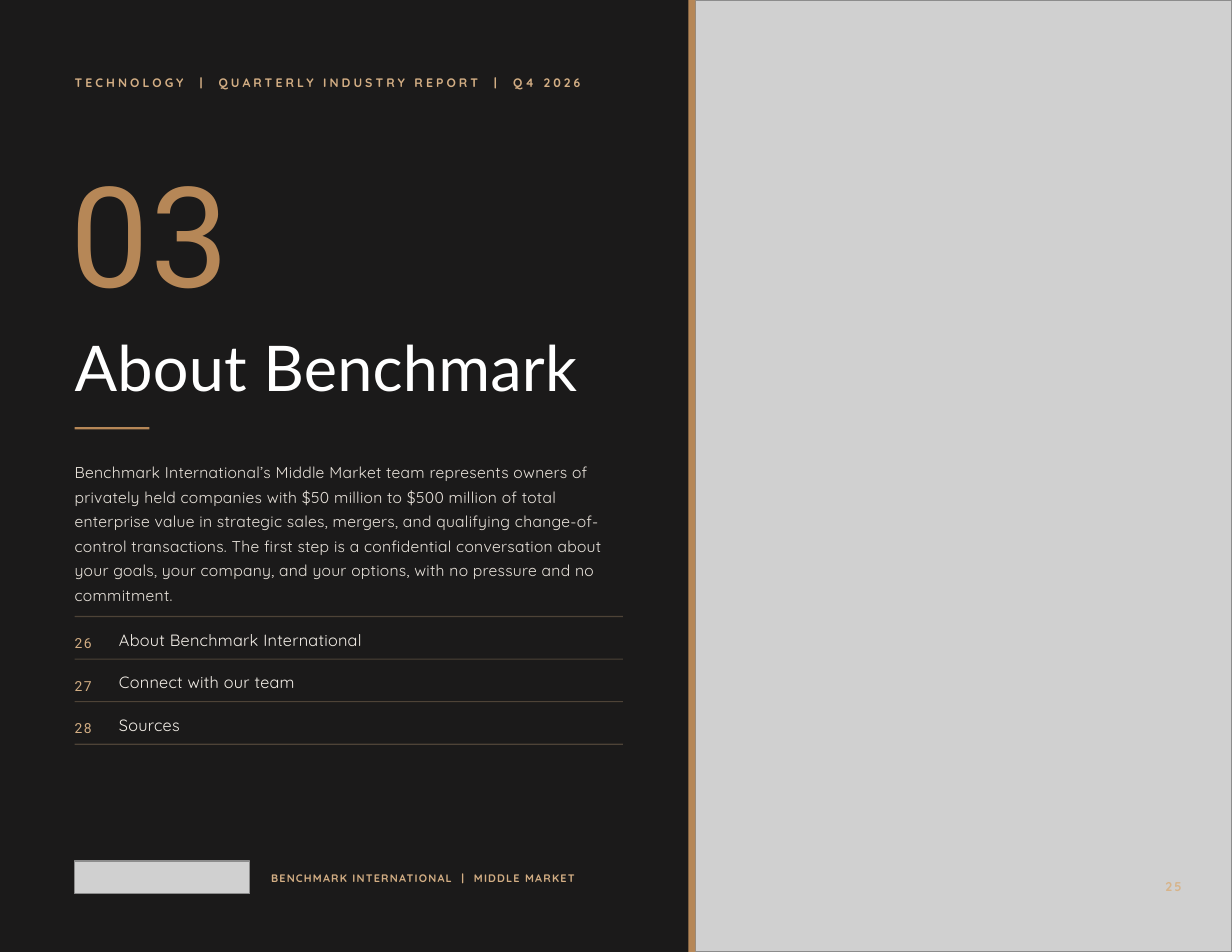
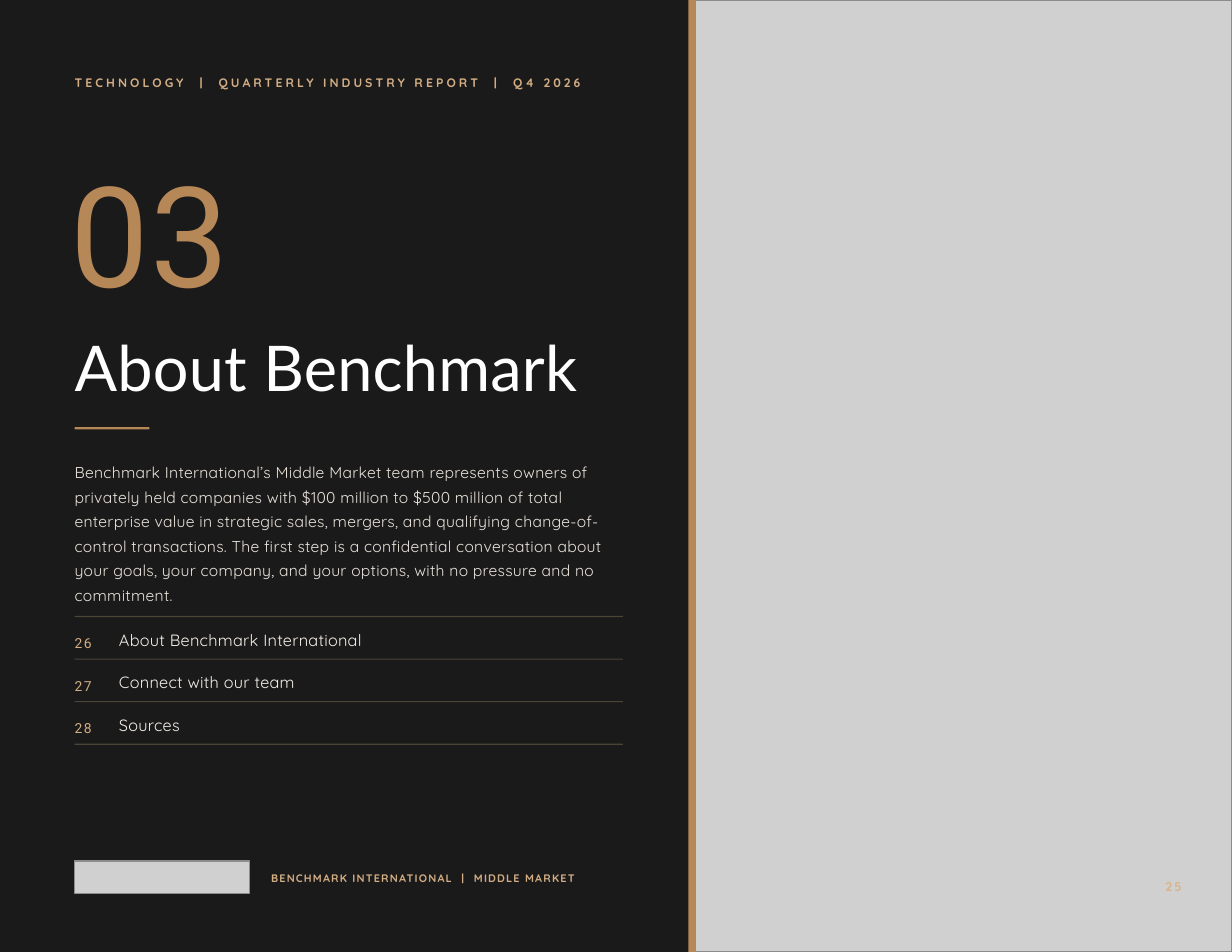
Before and after one commit to jp-hardin/about, a slide deck: slide 25 of mmt-sandbox-pvxyebvoxa/_build/reports/technology-q4-2026/brief.pptx. Drawn at 1232x952 pixels with LibreOffice and Linux fonts; fonts in the diff are those of the drawing; grey boxes stand for pictures; background and template pictures are left out; a plain dark background stands for a picture behind light text. Boxes give left, top, right and bottom in pixels: in the first picture for what was removed or moved away, otherwise in the second. Text is boxed around its words. In the diff, an @@ line names an element or a change of style, - is before the commit and + after.

```diff
--- a/mmt-sandbox-pvxyebvoxa/_build/reports/technology-q4-2026/brief.pptx
+++ b/mmt-sandbox-pvxyebvoxa/_build/reports/technology-q4-2026/brief.pptx
@@ text at (x1=75, y1=466, x2=602, y2=579): text changed @@
-Benchmark International’s Middle Market team represents owners of privately held companies with $50 million to $500 million of total enterprise value in strategic sales, mergers, and qualifying change-of-control transactions. The first step is a confidential conversation about your goals, your company, and your options, with no pressure and no commitment.
+Benchmark International’s Middle Market team represents owners of privately held companies with $100 million to $500 million of total enterprise value in strategic sales, mergers, and qualifying change-of-control transactions. The first step is a confidential conversation about your goals, your company, and your options, with no pressure and no commitment.
```
Also in this commit, not shown: 2 other slides changed, 55 other files.
